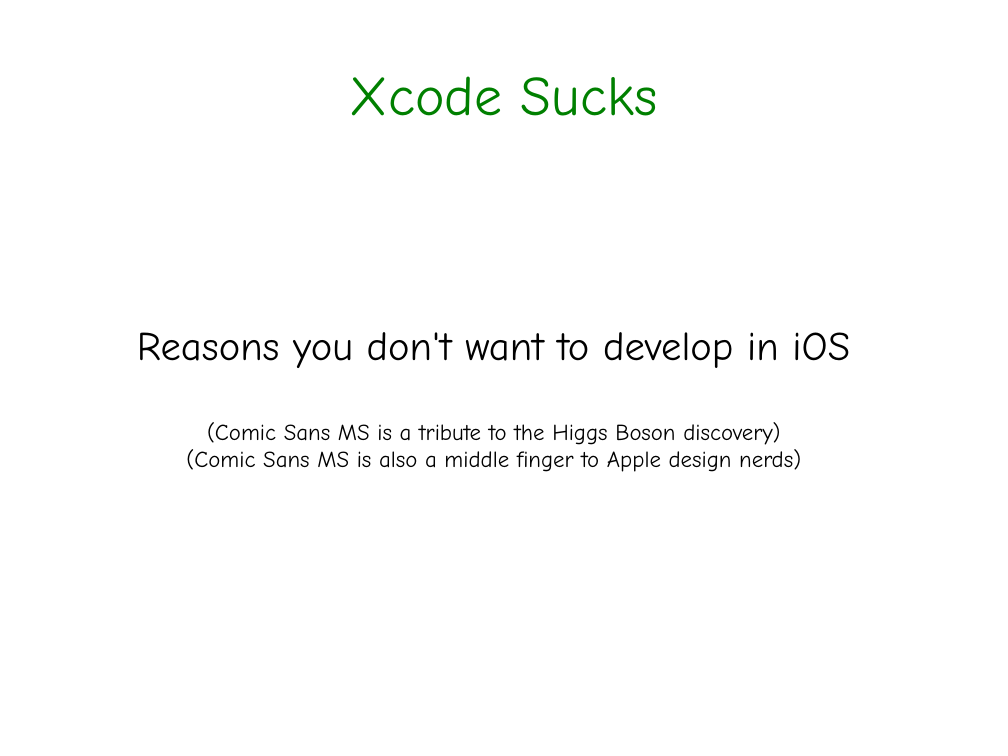
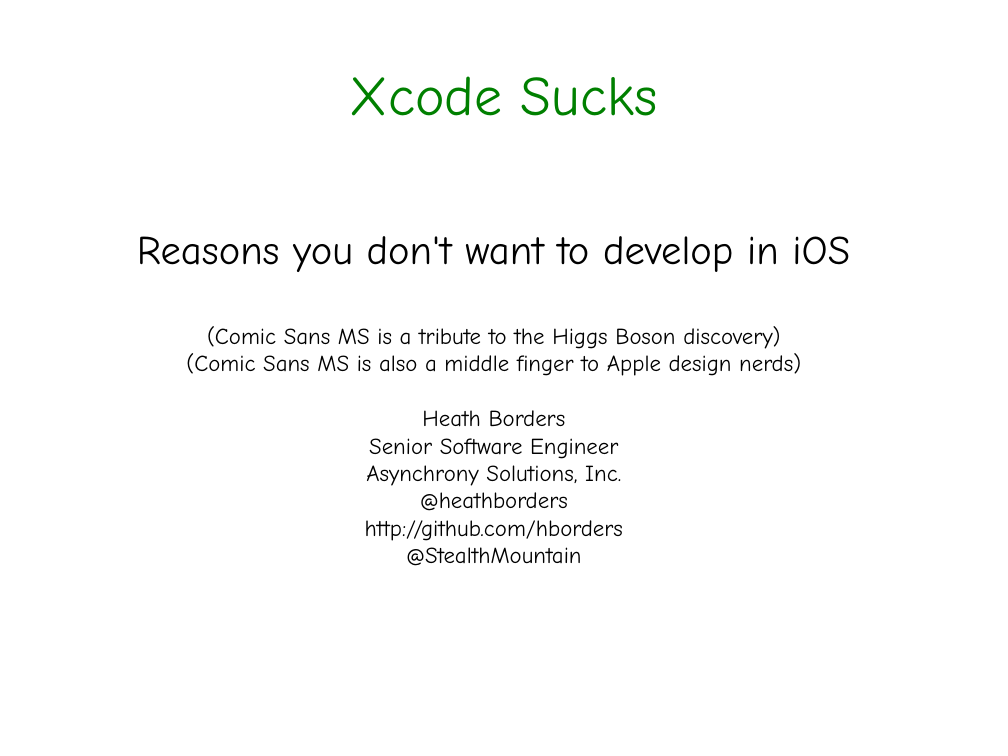
Before and after one commit to hborders/Xcode-Sucks, a slide deck: slide 1 of Xcode-Sucks.odp. Drawn at 1008x756 pixels with LibreOffice and Linux fonts; fonts in the diff are those of the drawing. Boxes give left, top, right and bottom in pixels: in the first picture for what was removed or moved away, otherwise in the second. Text is boxed around its words. In the diff, an @@ line names an element or a change of style, - is before the commit and + after.

Commit message:
Added my information.

```diff
--- a/Xcode-Sucks.odp
+++ b/Xcode-Sucks.odp
@@ subtitle at (365,410,623,566): paragraphs added @@
+Heath Borders
+Senior Software Engineer
+Asynchrony Solutions, Inc.
+@heathborders
+http://github.com/hborders
+@StealthMountain
```
